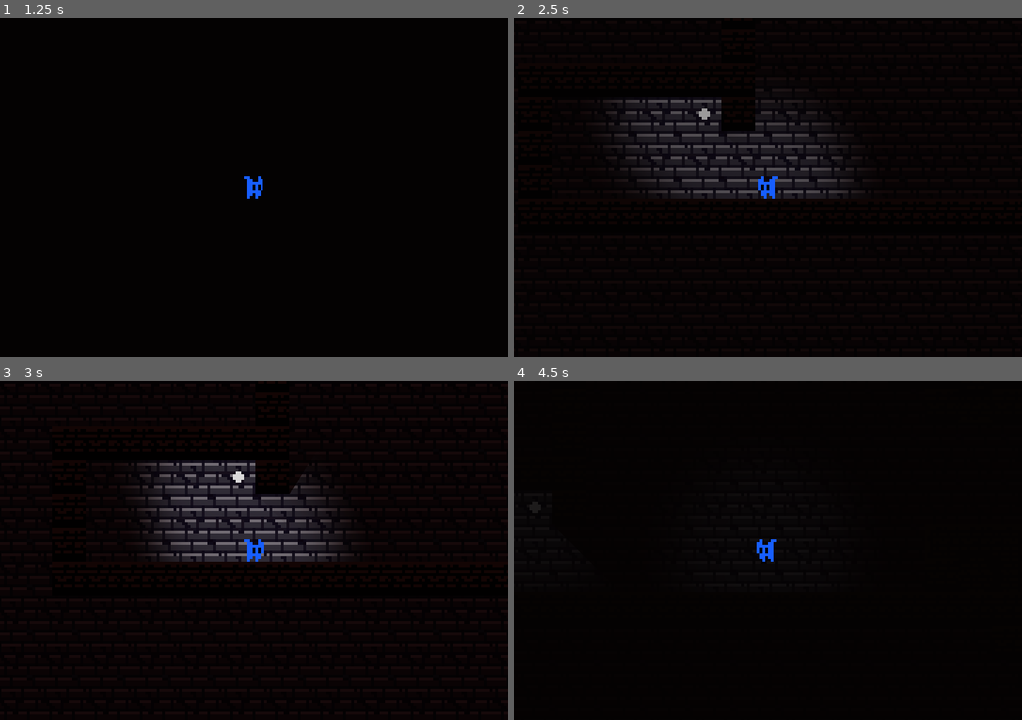
Above: before the commit, frames 1-4 (two rows, left to right).
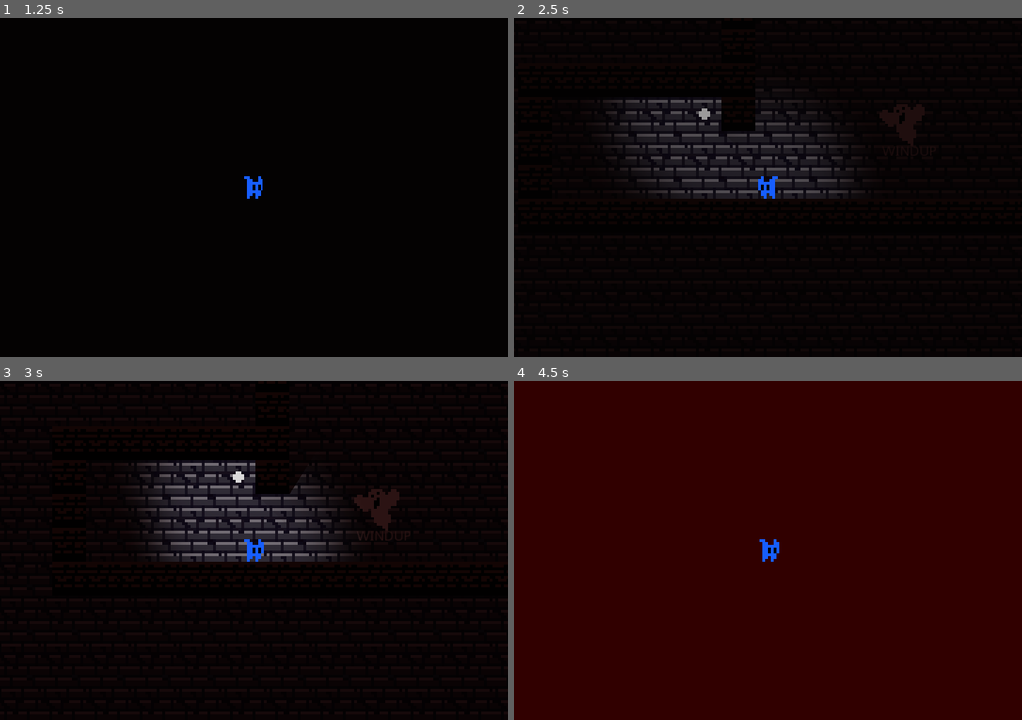
Above: after the commit, the same moments.

Repository: BGuerrero825/See-No-Evil
Game: Godot game, scene res://levels/level_a.tscn
The game is run twice, just before and just after one commit, with the same random seed, the same clock (stepped at 60 frames per second) and the same inputs.
Inputs:
- Up to frame 1 (1.25 s): tap Enter at 0.5 s; hold D (right) from 0.53 s (still down); hold Shift (blind) from 0.53 s (still down); tap Space (jump) at 0.77 s
- Up to frame 2 (2.5 s): release Shift (blind) at 1.28 s; tap Shift (blind) at 1.35 s; tap Space (jump) at 1.52 s; release D (right) at 2.03 s; hold A (left) from 2.03 s (still down); hold Shift (blind) from 2.03 s (still down)
- Up to frame 3 (3 s): release A (left) at 2.78 s; release Shift (blind) at 2.78 s; hold D (right) from 2.78 s (still down); tap Shift (blind) at 2.85 s
- Up to frame 4 (4.5 s): tap Space (jump) at 3.02, 3.77 s; hold Shift (blind) 3.53-4.28 s; release D (right) at 4.28 s; hold A (left) from 4.28 s (still down); tap Shift (blind) at 4.35 s

Frame 1 is identical in both runs. In frame 2, 0.2% of the frame differs, in the area x 71-83%, y 25-41%; in frame 3, 0.5%; in frame 4, 100%, in the area x 0-100%, y 0-100%.

Commit message:
completed first iteration of npc orchestrator, exported exe

Diff:
--- a/Global.gd
+++ b/Global.gd
@@ -2,6 +2,7 @@
 
 var player
 
+signal delete_ghosts
 
 func register_player(in_player):
 	player = in_player
--- a/levels/level_a.tscn
+++ b/levels/level_a.tscn
@@ -14,7 +14,7 @@
 [node name="NpcOrchestrator" parent="." instance=ExtResource( 4 )]
 
 [node name="Position2D" type="Position2D" parent="NpcOrchestrator/Ghosts" index="0"]
-position = Vector2( 35, 98 )
+position = Vector2( 116, 61 )
 
 [node name="Position2D2" type="Position2D" parent="NpcOrchestrator/Ghosts" index="1"]
 position = Vector2( 284, 71 )
@@ -30,7 +30,7 @@
 z_as_relative = false
 
 [node name="TileMap" parent="Stage" index="1"]
-tile_data = PoolIntArray( -524286, 0, 1, -458750, 0, 1, -393 …(721 unchanged characters)… , 0, 1, 196631, 0, 1, 196632, 0, 1, 196645, 0, 1, 262146, 0, 1, 262172, 0, 1, 26 …(1098 unchanged characters)…
+tile_data = PoolIntArray( -524286, 0, 1, -458750, 0, 1, -393 …(721 unchanged characters)… , 0, 1, 196631, 0, 1, 196632, 0, 1, 196633, 0, 1, 196645, 0, 1, 262146, 0, 1, 262172, 0, 1, 26 …(1098 unchanged characters)…
 
 [node name="Light" parent="." instance=ExtResource( 3 )]
 position = Vector2( -18, -42 )
--- a/objects/NpcOrchestrator.gd
+++ b/objects/NpcOrchestrator.gd
@@ -11,6 +11,8 @@
 var drop_bear_positions = []
 
 var safe_zones = []
+
+var all_ghosts = []
 
 
 func _ready():
@@ -33,16 +35,20 @@
 	for x in drop_bear_positions:
 		spawn_ghost(GHOST_DROP_BEAR, x.global_position)
 
+	print(all_ghosts)
+
 
 func delete_all_ghosts():
 	pass
 
 
-# TODO: Fix issue where ghosts aren't spawning into the scene
 func spawn_ghost(ghost_type, location):
 	var new_ghost = ghost_type.instance()
 	new_ghost.position = location
-	get_tree().get_current_scene().add_child(new_ghost)
-#	new_ghost.z_index = 100
+#	get_tree().get_current_scene().add_child(new_ghost)
+	get_tree().get_current_scene().call_deferred("add_child", new_ghost)
+
 	print("Spawned: ", new_ghost)
 	print("\t at location: ", new_ghost.position)
+
+	all_ghosts.append(new_ghost)
--- a/objects/Player.gd
+++ b/objects/Player.gd
@@ -88,4 +88,5 @@
 
 func _on_game_over_timer_timeout():
 	print("GAME OVER")
-	get_tree().change_scene("res://levels/level_a.tscn")
+#	get_tree().change_scene("res://levels/level_a.tscn")
+	get_tree().call_deferred("change_scene", "res://levels/level_a.tscn")
Not shown, changed: exports/See No Evil.pck
